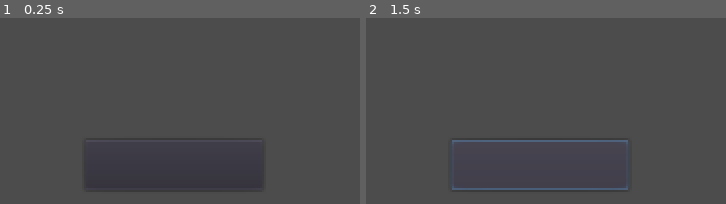
Above: before the commit, frames 1-2 (left to right).
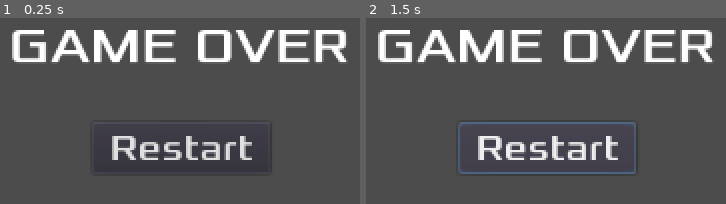
Above: after the commit, the same moments.

Repository: JamesDSource/Cyber-Gunslinger
Game: Godot game, scene res://Death Screen/DeathScreen.tscn
Two runs of this game, one before a commit and one after it. Both use one fixed random seed, a clock stepped at 60 frames per second and the inputs below. The project has no main scene, so this scene is started directly.
Inputs:
- Up to frame 1 (0.25 s): no input
- Up to frame 2 (1.5 s): click "Restart" at 0.5 s; click "Restart" at 1.25 s

The runs differ from the first frame. In frame 1, 11% of the frame differs, in the area x 3-97%, y 6-92%; in frame 2, 13%, in the area x 3-97%, y 6-93%.

Commit message:
made button change scene

Diff:
--- a/Death Screen/DeathScreen.tscn
+++ b/Death Screen/DeathScreen.tscn
@@ -1,6 +1,7 @@
-[gd_scene load_steps=4 format=2]
+[gd_scene load_steps=5 format=2]
 
-[ext_resource path="res://HUD/HealthBar-Assets/Xolonium-Regular.ttf" type="DynamicFontData" id=1]
+[ext_resource path="res://Fonts/Xolonium-Regular.ttf" type="DynamicFontData" id=1]
+[ext_resource path="res://Death Screen/Restart.gd" type="Script" id=2]
 
 [sub_resource type="DynamicFont" id=1]
 size = 40
@@ -17,9 +18,9 @@
 [node name="DeathScreen" type="Node2D"]
 
 [node name="Label" type="Label" parent="."]
-margin_left = 189.0
+margin_left = 187.586
 margin_top = 100.0
-margin_right = 464.0
+margin_right = 462.586
 margin_bottom = 150.0
 custom_fonts/font = SubResource( 1 )
 text = "Game Over"
@@ -29,12 +30,13 @@
 }
 
 [node name="Restart" type="Button" parent="."]
-margin_left = 248.67
-margin_top = 200.0
-margin_right = 390.67
-margin_bottom = 240.0
+margin_left = 255.034
+margin_top = 185.858
+margin_right = 397.034
+margin_bottom = 226.858
 custom_fonts/font = SubResource( 2 )
 text = "Restart"
+script = ExtResource( 2 )
 __meta__ = {
 "_edit_use_anchors_": false
 }
--- /dev/null
+++ b/Death Screen/Restart.gd
@@ -0,0 +1,18 @@
+extends Button
+
+
+# Declare member variables here. Examples:
+# var a = 2
+# var b = "text"
+
+
+# Called when the node enters the scene tree for the first time.
+func _ready():
+	pass # Replace with function body.
+
+func _on_Restart_pressed():
+	get_tree().change_sceen("res://Game/Game.tscn")
+	pass
+# Called every frame. 'delta' is the elapsed time since the previous frame.
+#func _process(delta):
+#	pass
